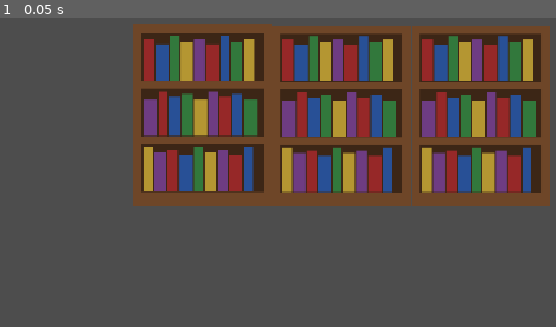
Above: before the commit, frame 1.
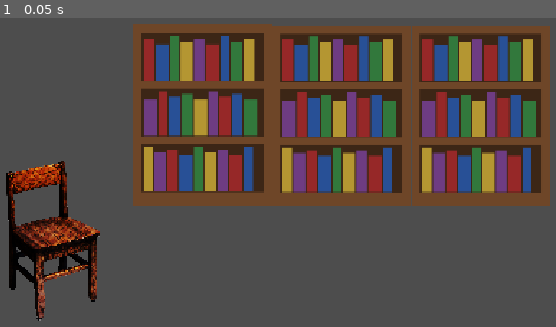
Above: after the commit, the same moment.

Repository: Margaret-Thatcher/Locked-In-Repository-2D-Game
Game: Godot game, scene res://main.tscn
Two runs of this game, one before a commit and one after it. Both use one fixed random seed, a clock stepped at 60 frames per second and the inputs below.
Inputs:
- Up to frame 1 (0.05 s): no input

The runs differ from the first frame. In frame 1, 3.9% of the frame differs, in the area x 1-18%, y 46-99%.

Commit message:
Adding Tiana scene and instance it in main

Diff:
--- a/main.tscn
+++ b/main.tscn
@@ -1,6 +1,7 @@
 [gd_scene format=3 uid="uid://dkm3epclu05yy"]
 
 [ext_resource type="PackedScene" uid="uid://dq8yux24wgo1x" path="res://bookshelf.tscn" id="1_ig7tw"]
+[ext_resource type="PackedScene" uid="uid://bqgid2sq6n6c6" path="res://tiana.tscn" id="2_0xm2m"]
 
 [node name="Main" type="Node2D" unique_id=779552698]
 
@@ -15,3 +16,6 @@
 
 [node name="Camera2D" type="Camera2D" parent="." unique_id=1848525199]
 position = Vector2(255, 40)
+
+[node name="Tiana" parent="." unique_id=454906564 instance=ExtResource("2_0xm2m")]
+position = Vector2(-286, -228)
--- /dev/null
+++ b/tiana.tscn
@@ -0,0 +1,10 @@
+[gd_scene format=3 uid="uid://bqgid2sq6n6c6"]
+
+[ext_resource type="Texture2D" uid="uid://bwx8ur62ofkcs" path="res://woodchair.png" id="1_aa20s"]
+
+[node name="Tiana" type="Node2D" unique_id=454906564]
+
+[node name="Woodchair" type="Sprite2D" parent="." unique_id=52042122]
+position = Vector2(109.00003, 423.09802)
+scale = Vector2(0.08282584, 0.08282584)
+texture = ExtResource("1_aa20s")
Binary file added: woodchair.png
Not shown, added: woodchair.png.import
